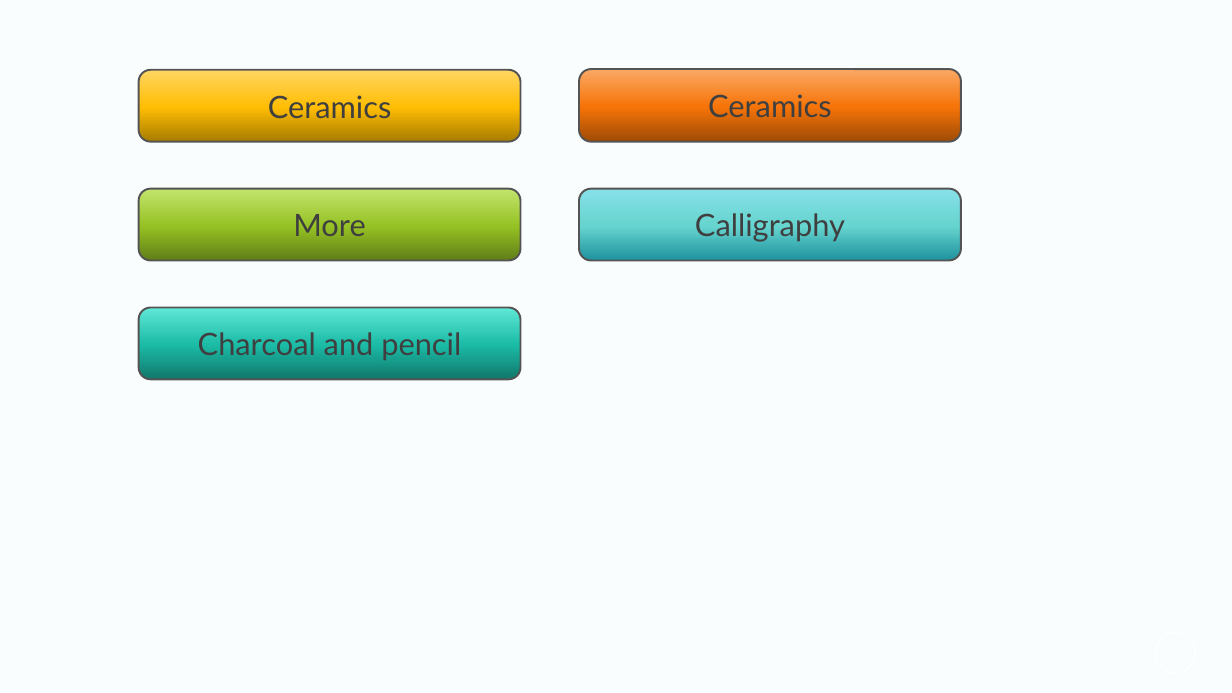
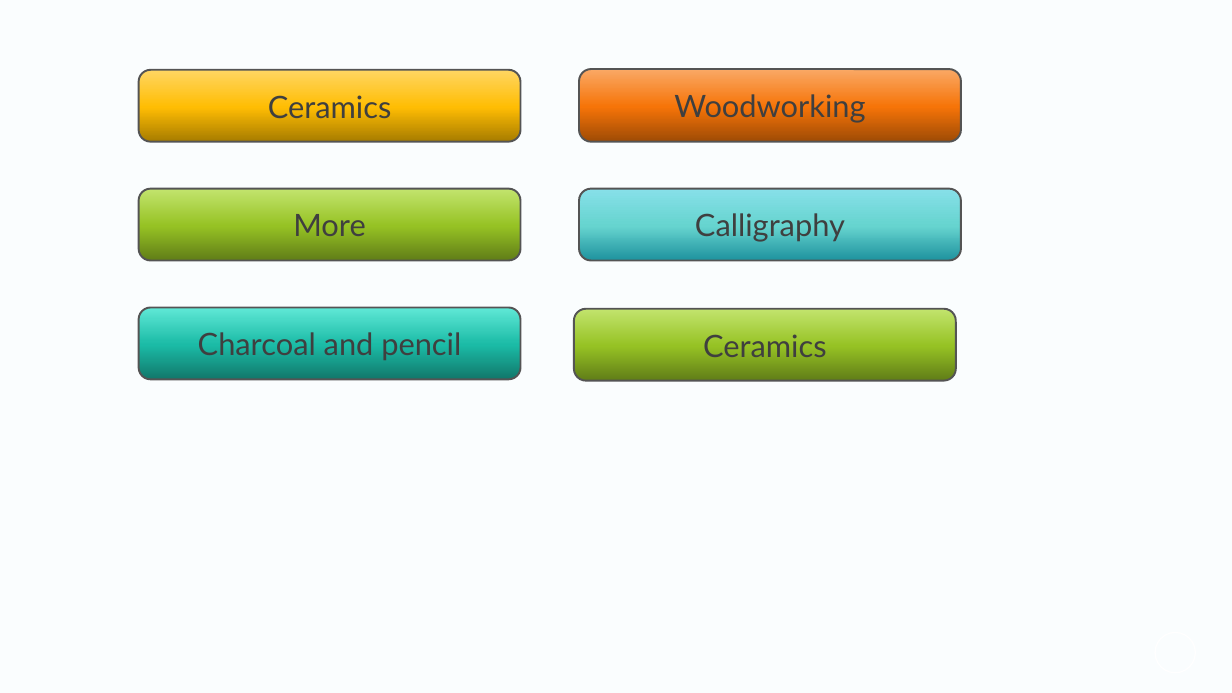
Before and after one commit to lorenzotaddei/lorenzotaddei.github.io, a slide deck: slide 2 of images/on paper/logos creator.pptx. Drawn at 1232x693 pixels with LibreOffice and Linux fonts; fonts in the diff are those of the drawing; background and template pictures are left out. Boxes give left, top, right and bottom in pixels: in the first picture for what was removed or moved away, otherwise in the second. Text is boxed around its words. In the diff, an @@ line names an element or a change of style, - is before the commit and + after.

```diff
--- a/images/on paper/logos creator.pptx
+++ b/images/on paper/logos creator.pptx
@@ text in rounded rectangle at <box>674,94,865,123</box>: text changed @@
-Ceramics
+Woodworking
@@ rounded rectangle added at <box>574,309,956,381</box>, fill gradient #607D17 to #96C224 to #C2E46D, outline #545454 1.5 pt, 24 pt, text #3F3F3F @@
+Ceramics
```
Also in this commit, not shown: 28 other files.
